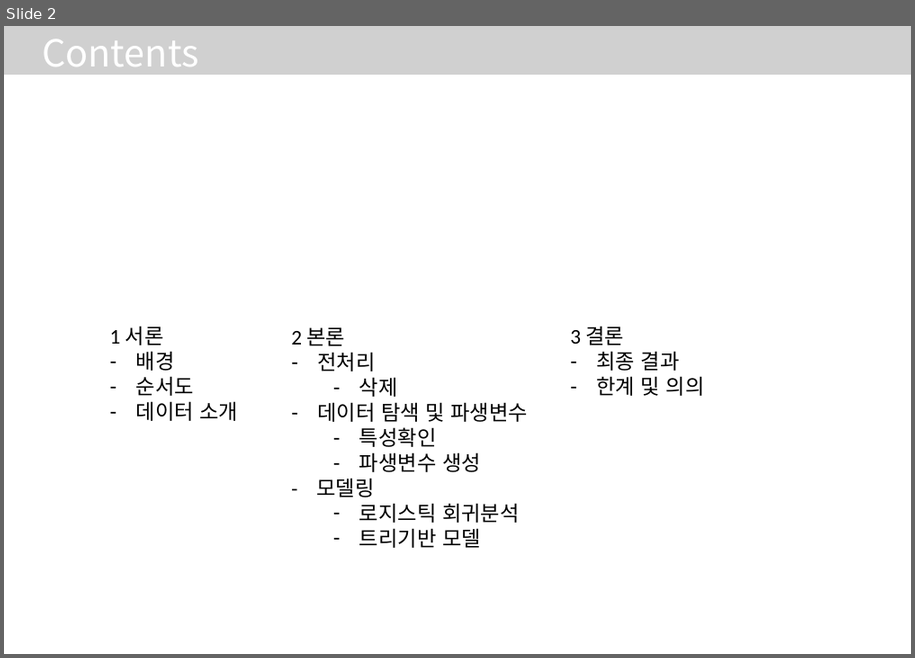
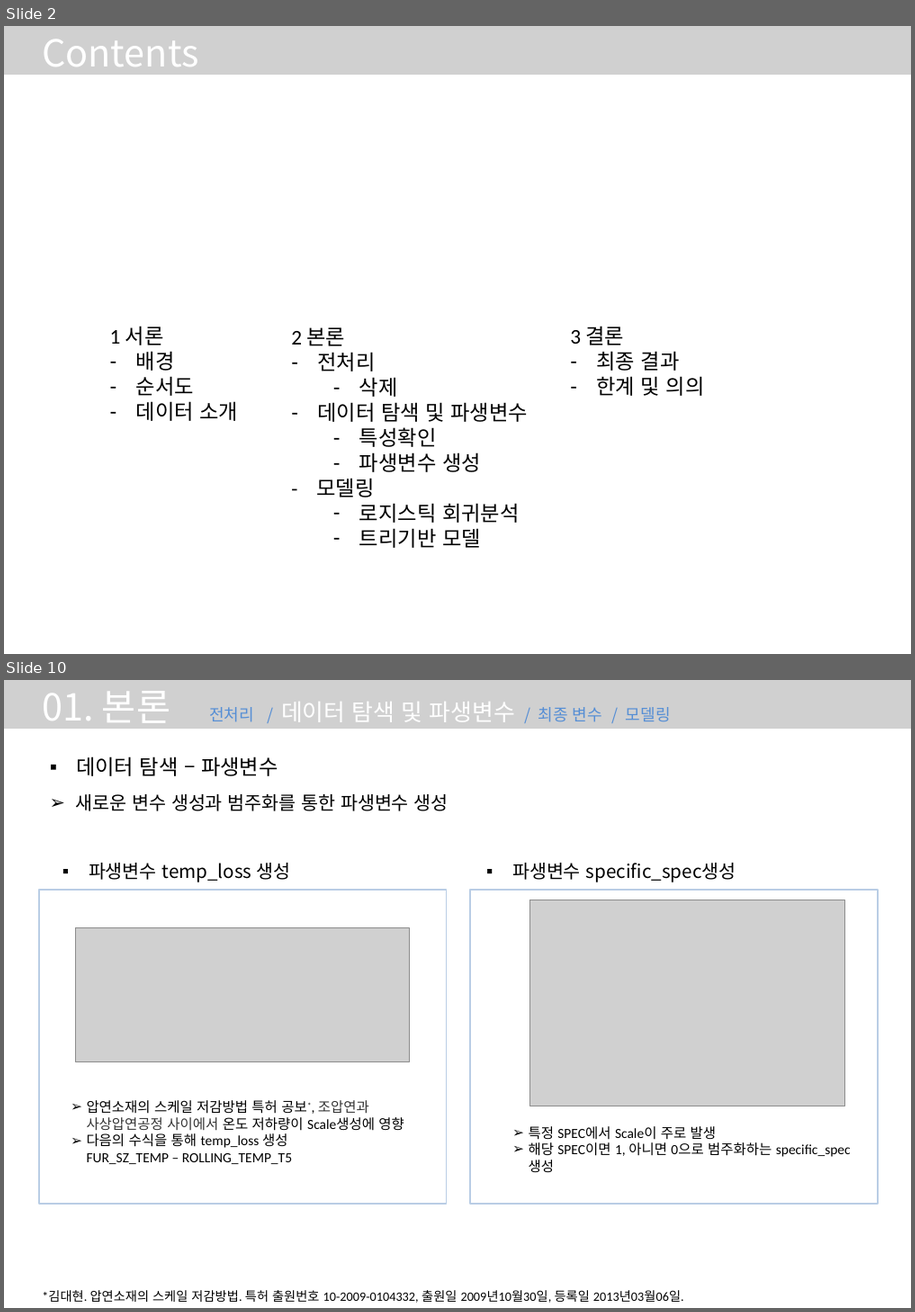
Before and after one commit to InkyunMoon/-----, a slide deck: 스케일 불량요인 파악과 개선기회 도출.pptx. Shown one above the other, each under a label of ours: slide 2 before the commit, slides 2 and 10 after it; the slides between them are not shown. The pictures are 915x658 and 915x1312 pixels, drawn with LibreOffice and Linux fonts; fonts in the diff are those of the drawing; grey boxes stand for pictures. Boxes give left, top, right and bottom in pixels: in the first picture for what was removed or moved away, otherwise in the second. Text is boxed around its words. In the diff, an @@ line names an element or a change of style, - is before the commit and + after.

Commit message:
0325 오전 전처리

```diff
--- a/스케일 불량요인 파악과 개선기회 도출.pptx
+++ b/스케일 불량요인 파악과 개선기회 도출.pptx
@@ slide 10 added at (4,680,911,1308), background #FFFFFF @@
@@ picture added at (4,680,911,729) @@
@@ text added at (42,691,671,730), 14 pt, text #FFFFFF @@
+01. 본론 전처리 / 데이터 탐색 및 파생변수 / 최종 변수 / 모델링
@@ text added at (76,756,278,776), 18 pt, text #000000 @@
+▪ 데이터 탐색 – 파생변수
@@ text added at (76,794,449,811), 16 pt, text #000000 @@
+➢ 새로운 변수 생성과 범주화를 통한 파생변수 생성
@@ text added at (89,863,290,882), 16 pt, text #000000 @@
+▪ 파생변수 temp_loss 생성
@@ text added at (512,863,737,882), 16 pt, text #000000 @@
+▪ 파생변수 specific_spec생성
@@ rectangle added at (39,890,447,1204), outline #B9CDE5 1.5 pt @@
@@ rectangle added at (470,890,879,1204), outline #B9CDE5 1.5 pt @@
@@ picture added at (530,900,846,1106) @@
@@ picture added at (75,928,409,1062) @@
@@ text added at (87,1100,404,1164), 12 pt, text #000000 @@
+➢ 압연소재의 스케일 저감방법 특허 공보*, 조압연과 사상압연공정 사이에서 온도 저하량이 Scale생성에 영향
+➢ 다음의 수식을 통해 temp_loss 생성
+  FUR_SZ_TEMP – ROLLING_TEMP_T5
@@ text added at (529,1126,851,1172), 12 pt, text #000000 @@
+➢ 특정 SPEC에서 Scale이 주로 발생
+➢ 해당 SPEC이면 1, 아니면 0으로 범주화하는 specific_spec 생성
@@ text added at (42,1290,684,1303), 11 pt, text #000000 @@
+*김대현. 압연소재의 스케일 저감방법. 특허 출원번호 10-2009-0104332, 출원일 2009년10월30일, 등록일 2013년03월06일.
```
Also in this commit, not shown: 5 slides changed, 4 other slides added.
